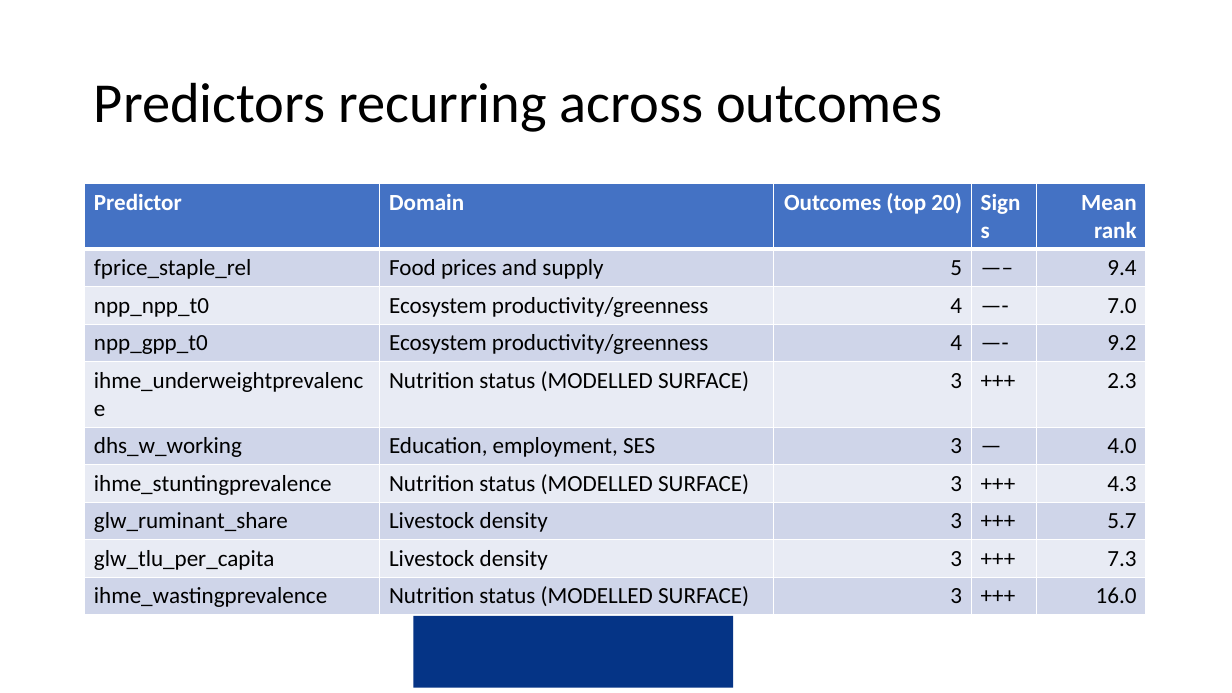
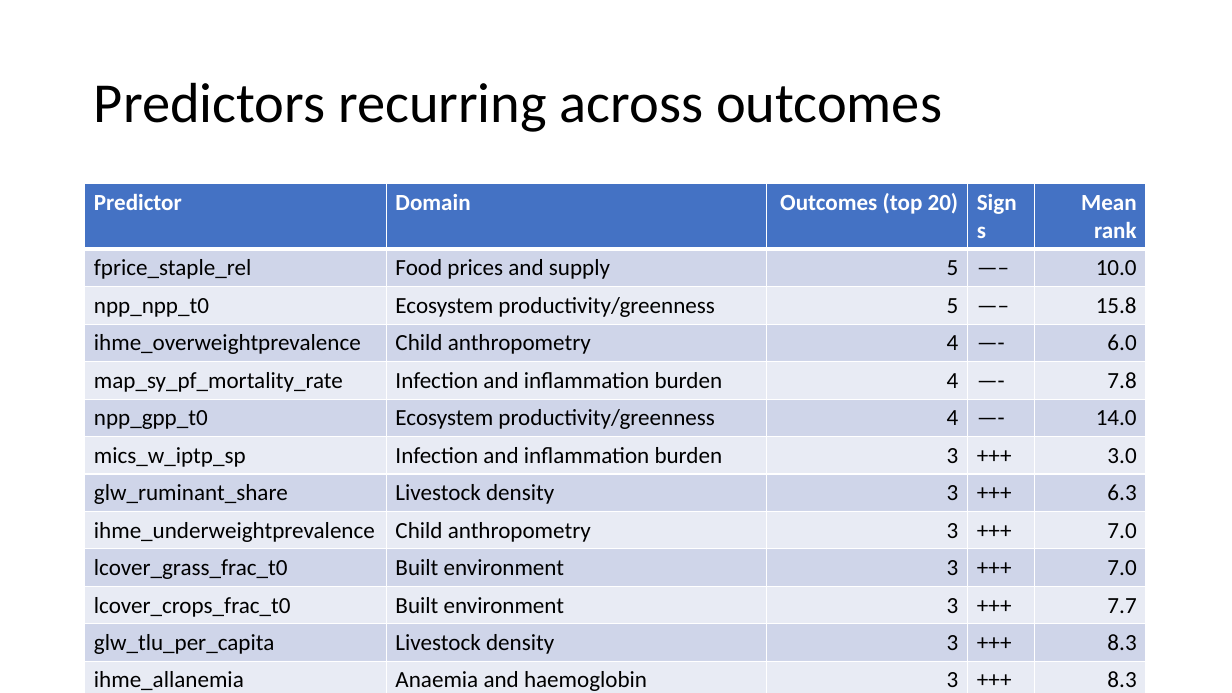
Before and after one commit to amertens/mn-prediction, a slide deck: slide 22 of docs/slides/MN-proxy-Ghana-presentation-2026-09.pptx. Drawn at 1232x693 pixels with LibreOffice and Linux fonts; fonts in the diff are those of the drawing; background and template pictures are left out. Boxes give left, top, right and bottom in pixels: in the first picture for what was removed or moved away, otherwise in the second. Text is boxed around its words. In the diff, an @@ line names an element or a change of style, - is before the commit and + after.

```diff
--- a/docs/slides/MN-proxy-Ghana-presentation-2026-09.pptx
+++ b/docs/slides/MN-proxy-Ghana-presentation-2026-09.pptx
@@ table at (85,184,1146,693) @@
-row 2: fprice_staple_rel | Food prices and supply | 5 | —– | 9.4
-row 3: npp_npp_t0 | Ecosystem productivity/greenness | 4 | —- | 7.0
-row 4: npp_gpp_t0 | Ecosystem productivity/greenness | 4 | —- | 9.2
-row 5: ihme_underweightprevalence | Nutrition status (MODELLED SURFACE) | 3 | +++ | 2.3
-row 6: dhs_w_working | Education, employment, SES | 3 | — | 4.0
-row 7: ihme_stuntingprevalence | Nutrition status (MODELLED SURFACE) | 3 | +++ | 4.3
-row 8: glw_ruminant_share | Livestock density | 3 | +++ | 5.7
-row 9: glw_tlu_per_capita | Livestock density | 3 | +++ | 7.3
-row 10: ihme_wastingprevalence | Nutrition status (MODELLED SURFACE) | 3 | +++ | 16.0
+row 2: fprice_staple_rel | Food prices and supply | 5 | —– | 10.0
+row 3: npp_npp_t0 | Ecosystem productivity/greenness | 5 | —– | 15.8
+row 4: ihme_overweightprevalence | Child anthropometry | 4 | —- | 6.0
+row 5: map_sy_pf_mortality_rate | Infection and inflammation burden | 4 | —- | 7.8
+row 6: npp_gpp_t0 | Ecosystem productivity/greenness | 4 | —- | 14.0
+row 7: mics_w_iptp_sp | Infection and inflammation burden | 3 | +++ | 3.0
+row 8: glw_ruminant_share | Livestock density | 3 | +++ | 6.3
+row 9: ihme_underweightprevalence | Child anthropometry | 3 | +++ | 7.0
+row 10: lcover_grass_frac_t0 | Built environment | 3 | +++ | 7.0
+row 11: lcover_crops_frac_t0 | Built environment | 3 | +++ | 7.7
+row 12: glw_tlu_per_capita | Livestock density | 3 | +++ | 8.3
+row 13: ihme_allanemia | Anaemia and haemoglobin | 3 | +++ | 8.3
```
Also in this commit, not shown: 21 other slides changed, 19 other files.
